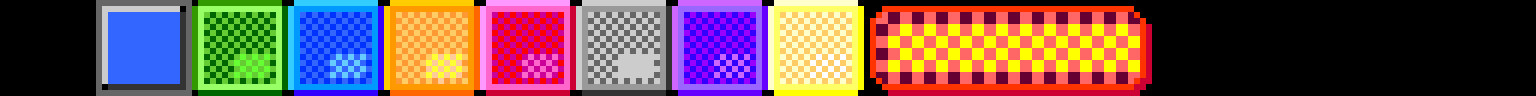
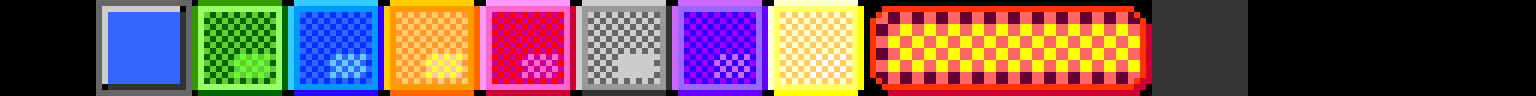
Two versions of the same layered image (1536px x 96px). Layer-by-layer changes:
painted on "Background" over [1152, 0, 1248, 96]
